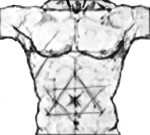
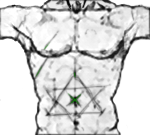
The second 150 x 135 image is a revision of the first. Changes to its layers:
renamed "Calque 4" to "Calque 5", painted on it over left=35, top=42, right=82, bottom=105
